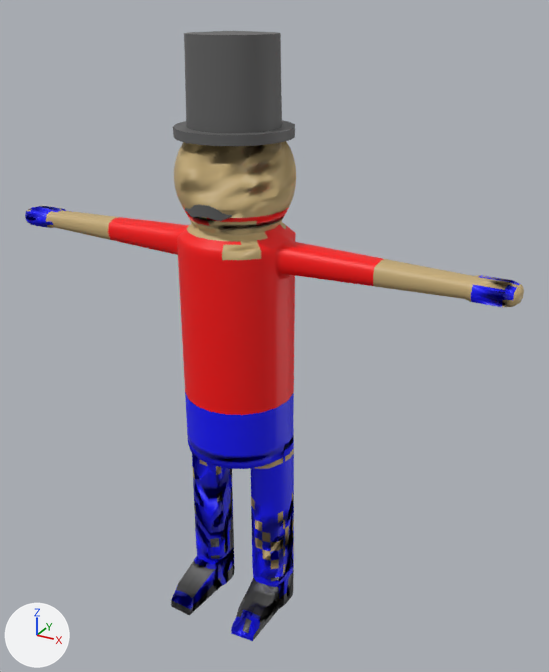
The FBX model Conspiracy/Assets/Person.fbx: old version first, new version second.
Both versions are drawn from a 50 mm camera at (0.0655, -0.1059, 0.1106) aimed at (0.0055, 0.0031, 0.0561). The lights are fixed; the arrows at lower left show +X, +Y and +Z. Where no turn or scale is listed for an object, it has been applied to the vertices.

Names of what the first picture shows: 'Body', 'Tophat'.
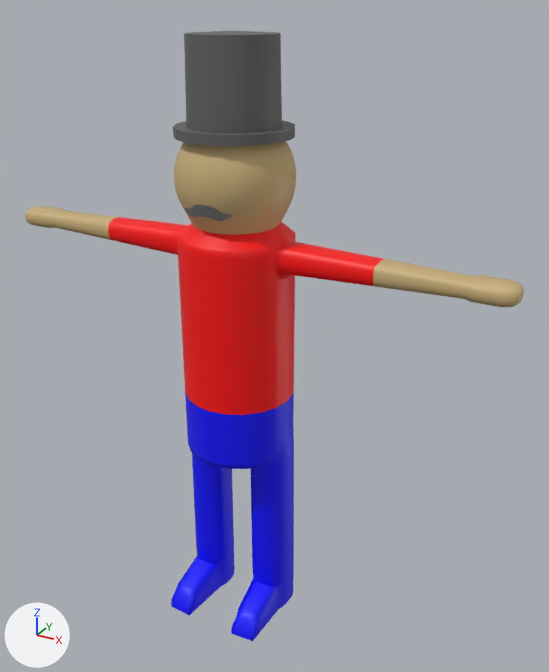
Commit message: Fixed person model

Where the change shows, as pixel boxes [x1, y1, x2, y2] in the pictures (549 x 672 px):
'Body', shading changed, recoloured
    both: [25, 141, 523, 641]
part 1 of me_mesh, shading changed
    both: [27, 141, 524, 641]
part 2 of me_mesh, recoloured
    both: [25, 206, 73, 228]
part 3 of me_mesh, recoloured
    both: [471, 275, 520, 307]
part 4 of me_mesh, recoloured (brown to blue)
    both: [192, 449, 294, 574]
part 5 of me_mesh, recoloured (brown to red)
    both: [187, 222, 286, 260]
part 6 of me_mesh, recoloured (red to brown)
    both: [183, 207, 289, 226]
part 7 of me_mesh, recoloured (grey to blue)
    both: [171, 469, 294, 640]

The edits, one by one:
me_mesh has 2710 vertices, 2728 faces and spans x -0.0474..0.0474, y -0.0128..0.01, z -0.0347..0.0599.
me_mesh is used by ob_body; location (0.0, 0.0, 0.0346).
me_mesh part 1: edges marked sharp go from 114 to 116.
me_mesh part 2: 93 of the faces centred in x -0.0474..-0.0362, y -0.0027..0.0027, z 0.0361..0.0394 switch from mat_pants (blue #0000ff) to mat_skin (brown #c8ae79).
me_mesh part 3: 25 of the faces centred in x 0.0431..0.046, y -0.0027..0.0027, z 0.0361..0.0394 switch from mat_pants (blue #0000ff) to mat_skin (brown #c8ae79).
me_mesh part 4: 120 of the faces centred in x -0.0103..0.0103, y -0.0045..0.0098, z -0.0256..0.0081 switch from mat_skin (brown #c8ae79) to mat_pants (blue #0000ff).
me_mesh part 5: 43 of the faces centred in x -0.0073..0.0073, y -0.0088..0.0079, z 0.0394..0.0421 switch from mat_skin (brown #c8ae79) to mat_shirt (red #ff0000).
me_mesh part 6: 36 of the faces centred in x -0.0085..0.0085, y -0.0085..0.0085, z 0.0441..0.045 switch from mat_shirt (red #ff0000) to mat_skin (brown #c8ae79).
me_mesh part 7: 222 of the faces centred in x -0.0104..0.0104, y -0.0126..0.0044, z -0.0347..-0.0002 switch from mat_shoes (dark grey #626262) to mat_pants (blue #0000ff).
